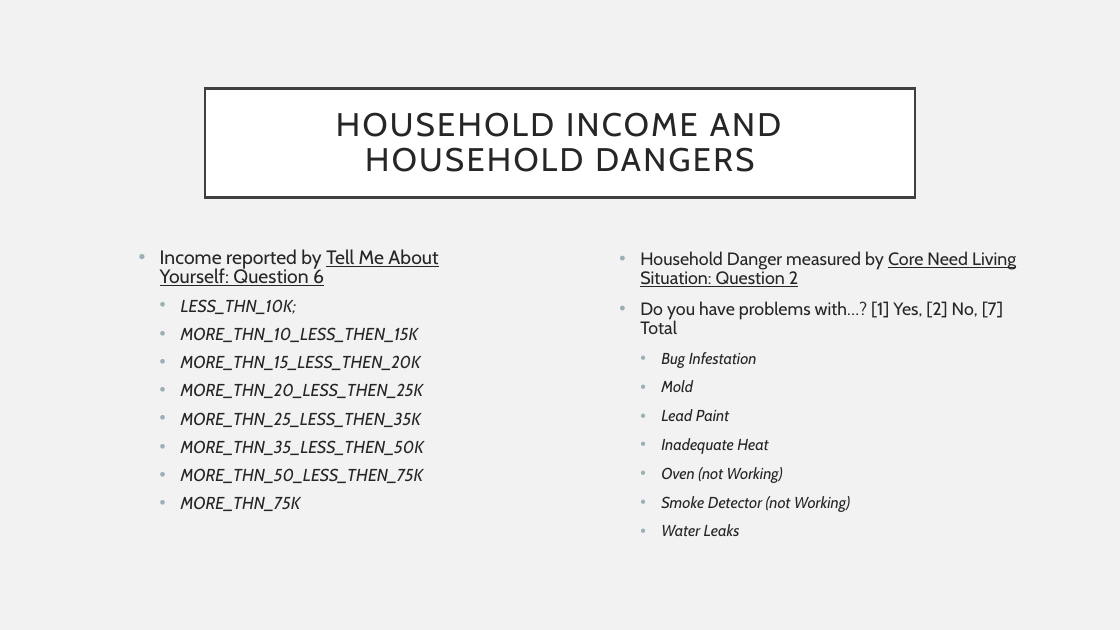
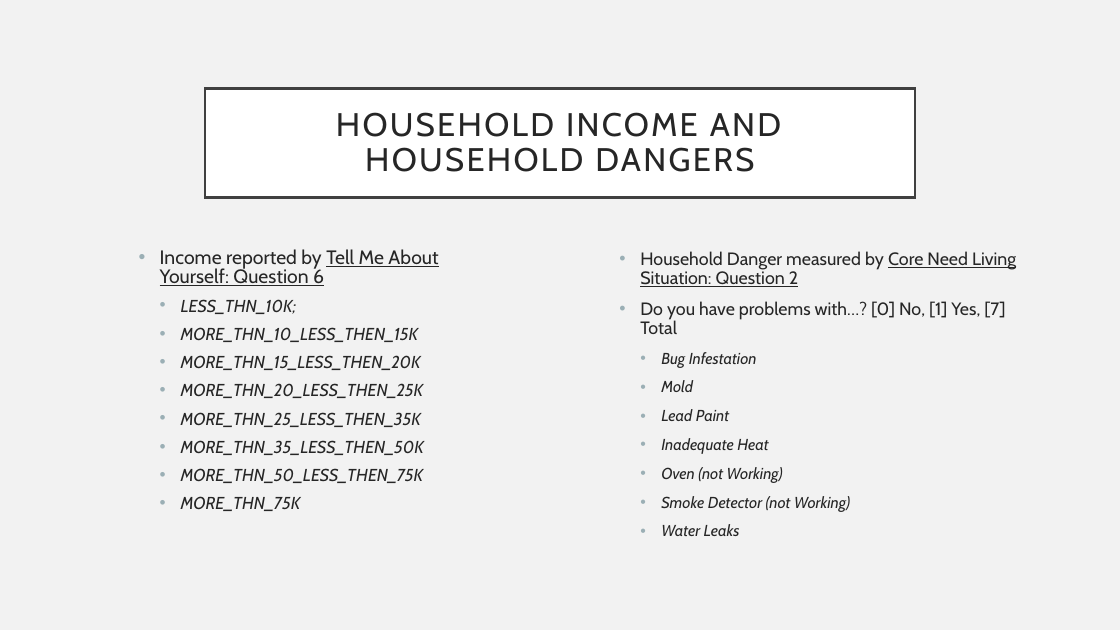
Before and after one commit to kurtisbu/Mesa-County-Data, a slide deck: slide 9 of Intrerview Presentation.pptx. Drawn at 1120x630 pixels with LibreOffice and Linux fonts; fonts in the diff are those of the drawing. Boxes give left, top, right and bottom in pixels: in the first picture for what was removed or moved away, otherwise in the second. Text is boxed around its words. In the diff, an @@ line names an element or a change of style, - is before the commit and + after.

```diff
--- a/Intrerview Presentation.pptx
+++ b/Intrerview Presentation.pptx
@@ text at box(640, 301, 1005, 334): text changed @@
-• Do you have problems with…? [1] Yes, [2] No, [7] Total
+• Do you have problems with…? [0] No, [1] Yes, [7] Total
```
Also in this commit, not shown: 2 other slides changed, 1 other file.
